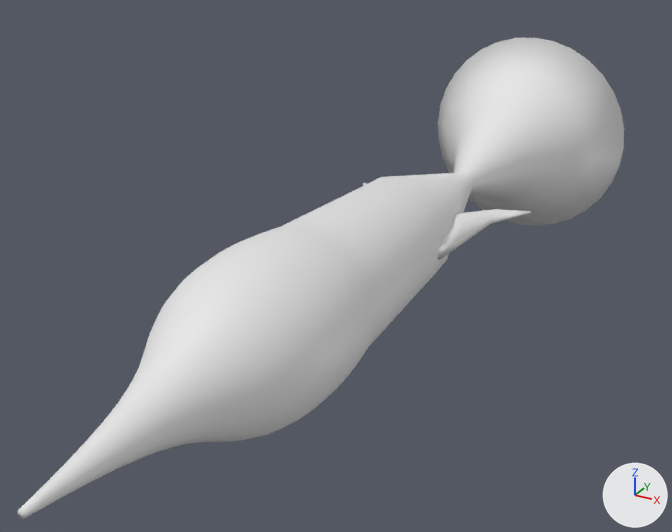
The FBX model SwishTheFishDEMO/Assets/Models/Resources/fish513.fbx as it was, and as the next commit left it.
One viewpoint serves both versions: a 50 mm lens placed at (7.05, -18.61, 6.63), pointed at (-0.59, -4.73, -0.31). Every picture has the same lights, and +X, +Y and +Z are marked at lower right. The older version comes first.

In view in the first picture: 'Fish'.
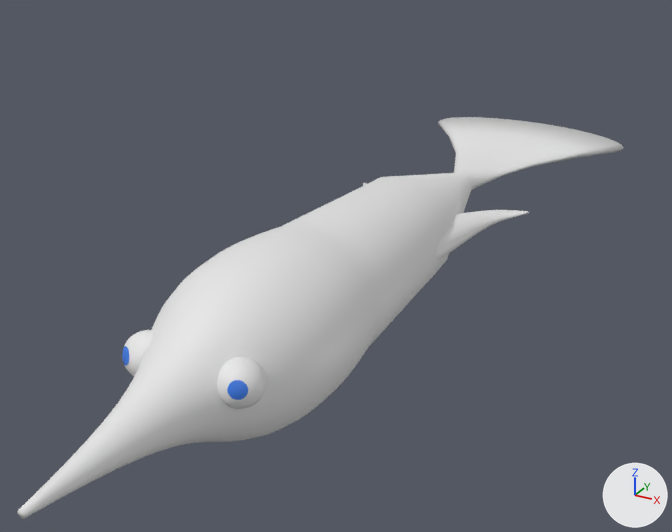
Edits to the bpy script that builds the scene:
```text
Add mat_material_331:
    mat_material_331 = principled_material('Material.331')
    mat_material_331.base_color = (0.0465, 0.203, 0.8)  # blue #3d7ce7
Add mat_tailmaterial_165:
    mat_tailmaterial_165 = principled_material('TailMaterial.165')
    mat_tailmaterial_165.base_color = (0.8, 0.8, 0.8)  # white #e7e7e7
Change me_headmesh5_037:
    used by ob_fish; location = (0.0, 0.0, 0.0)
    remove me_headmesh5_037.from_pydata(...)  # 2496 vertices, 2406 faces; spans x -2.5..2.5, y -13.0..4.5, z -2.5..2.5
    add me_headmesh5_037.from_pydata(...)  # 3877 vertices, 3843 faces; spans x -2.5..2.5, y -13.0..4.5, z -1.4..1.4
    me_headmesh5_037 part 1: a new loose piece of 482 vertices spanning x 0.4..1.1, y -10.2..-9.5, z -0.1..0.6
    me_headmesh5_037 part 2: a new loose piece of 482 vertices spanning x -1.1..-0.4, y -10.2..-9.5, z -0.1..0.6
    me_headmesh5_037 part 3: 118 vertices moved from x -2.5..2.5, y -3.2..4.5, z -2.5..2.5 to x -2.5..2.5, y -3.2..4.5, z -0.4..0.4; 43 vertices removed from x -1.6..1.9, y -2.0..3.4, z -0.4..0.4; 460 vertices added at x -1.6..1.9, y -4.4..3.4, z -0.3..0.3
    add me_headmesh5_037.materials.append(mat_material_331)  # blue #3d7ce7
    add me_headmesh5_037.materials.append(mat_tailmaterial_165)  # white #e7e7e7
```

What differs and where, as boxes [x1, y1, x2, y2] in the pictures (672 x 532 px):
'Fish', reshaped (16% shorter): before [18, 38, 624, 519]; after [18, 117, 623, 519]
part 1 of me_headmesh5_037, added: after [217, 357, 266, 409]
part 2 of me_headmesh5_037, added: after [122, 330, 153, 376]
part 3 of me_headmesh5_037, cut back: before [378, 38, 624, 333]; after [378, 117, 623, 333]
